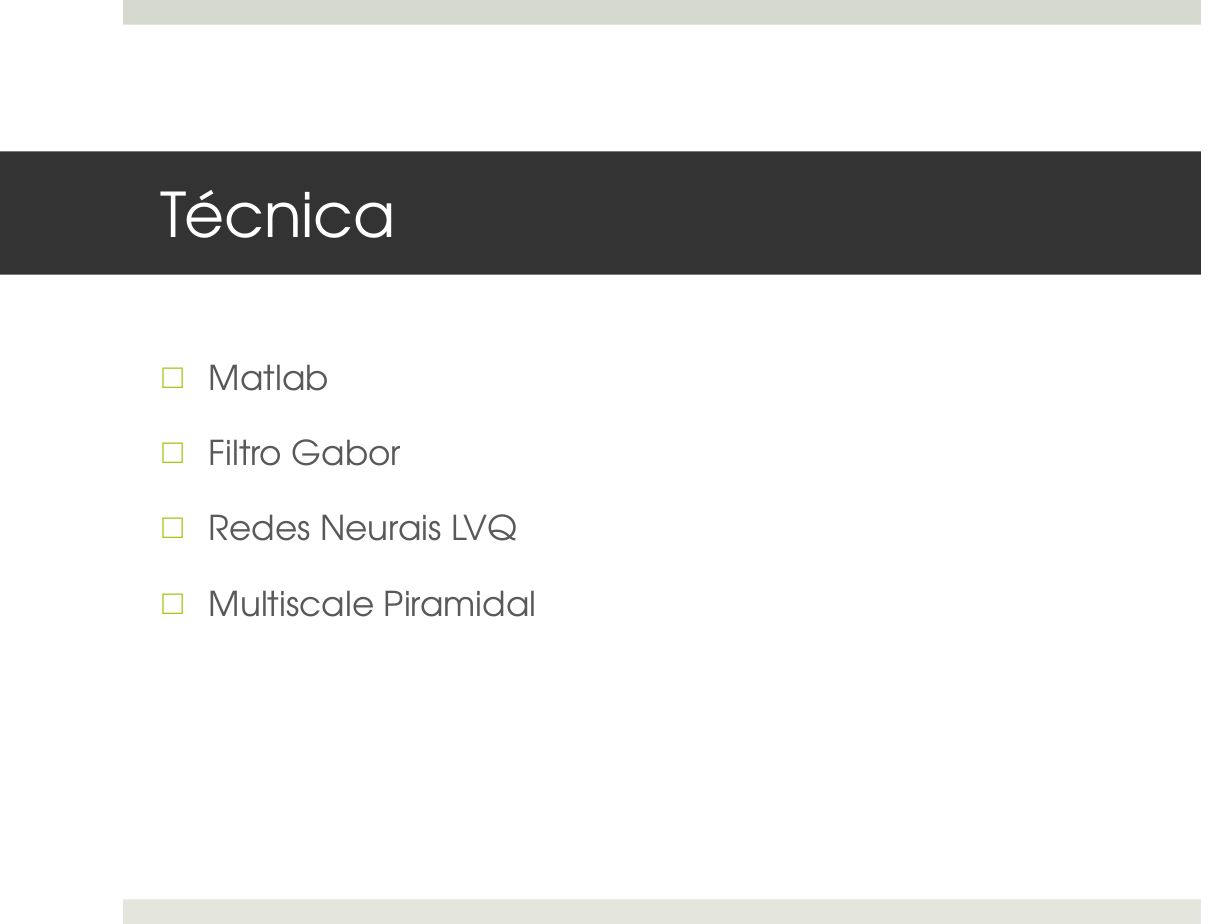
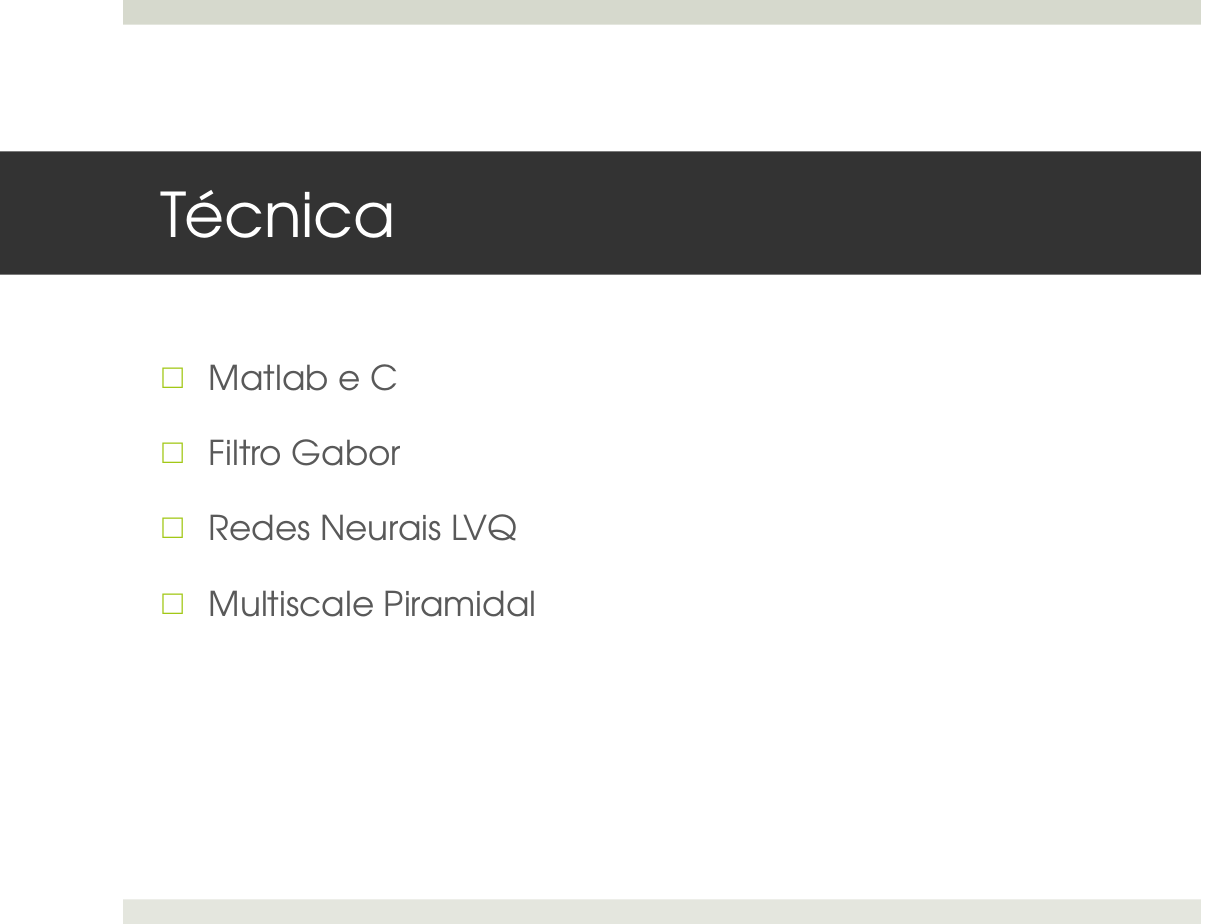
Before and after one commit to MarioBajr/Redes-Neurais, a slide deck: slide 3 of projeto PI.pptx. Drawn at 1232x924 pixels with LibreOffice and Linux fonts; fonts in the diff are those of the drawing. Boxes give left, top, right and bottom in pixels: in the first picture for what was removed or moved away, otherwise in the second. Text is boxed around its words. In the diff, an @@ line names an element or a change of style, - is before the commit and + after.

```diff
--- a/projeto PI.pptx
+++ b/projeto PI.pptx
@@ text at (209,364,398,391): text changed @@
-□ Matlab
+□ Matlab e C
```
Also in this commit, not shown: 2 other slides changed, 11 slides added, 3 other files.
